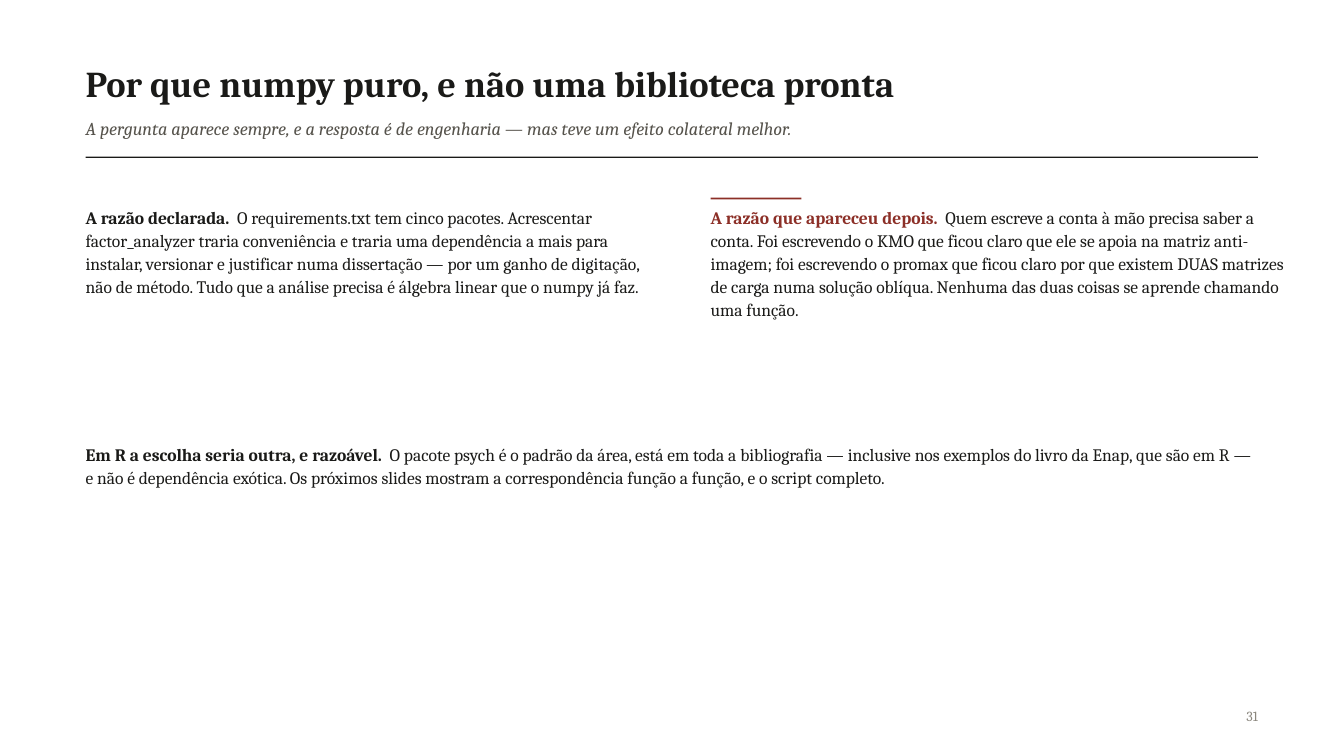
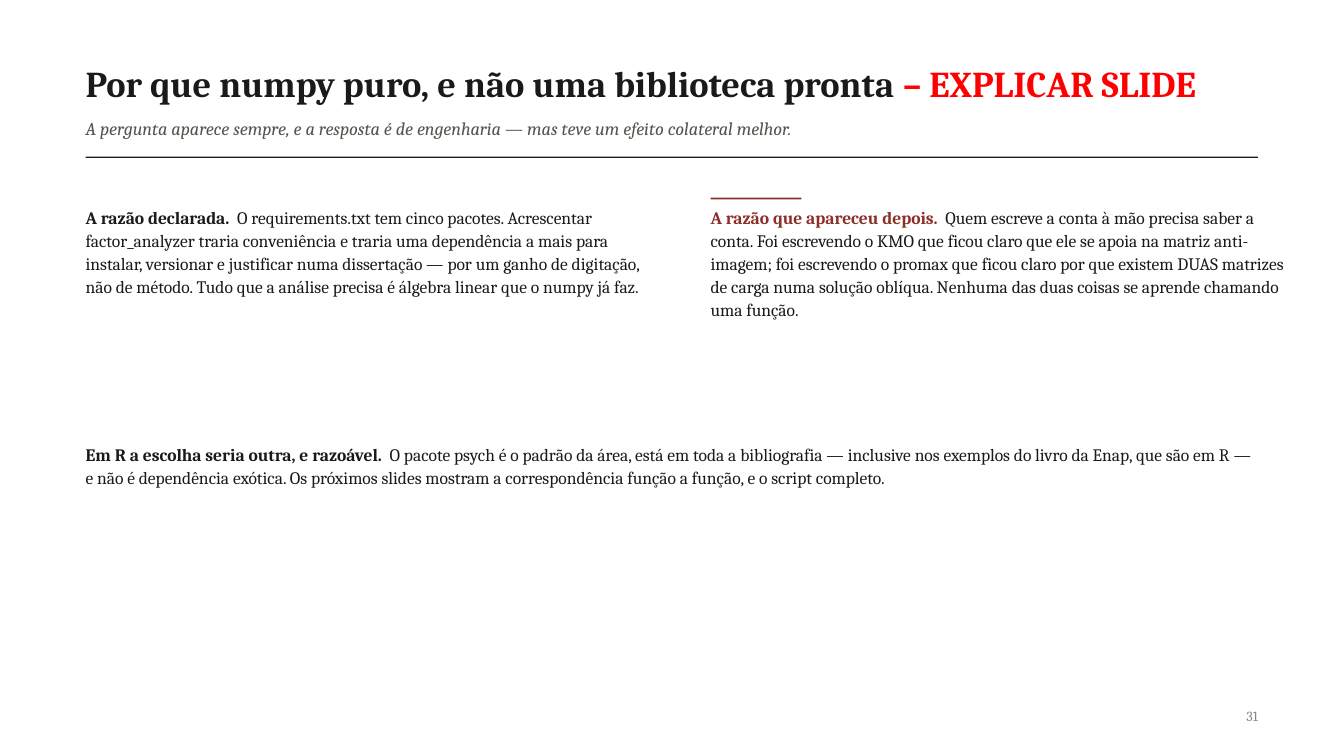
Before and after one commit to pedrinndias/Projeto_IVS_Censo, a slide deck: slide 31 of docs/Apresentacoes_IVS/Analise_Fatorial_NB04_2026-09.pptx. Drawn at 1344x756 pixels with LibreOffice and Linux fonts; fonts in the diff are those of the drawing. Boxes give left, top, right and bottom in pixels: in the first picture for what was removed or moved away, otherwise in the second. Text is boxed around its words. In the diff, an @@ line names an element or a change of style, - is before the commit and + after.

```diff
--- a/docs/Apresentacoes_IVS/Analise_Fatorial_NB04_2026-09.pptx
+++ b/docs/Apresentacoes_IVS/Analise_Fatorial_NB04_2026-09.pptx
@@ text at (86,71,1196,105): text changed @@
-Por que numpy puro, e não uma biblioteca pronta
+Por que numpy puro, e não uma biblioteca pronta – EXPLICAR SLIDE
```
Also in this commit, not shown: 30 other slides changed, 51 slides added, 1 slide removed.
